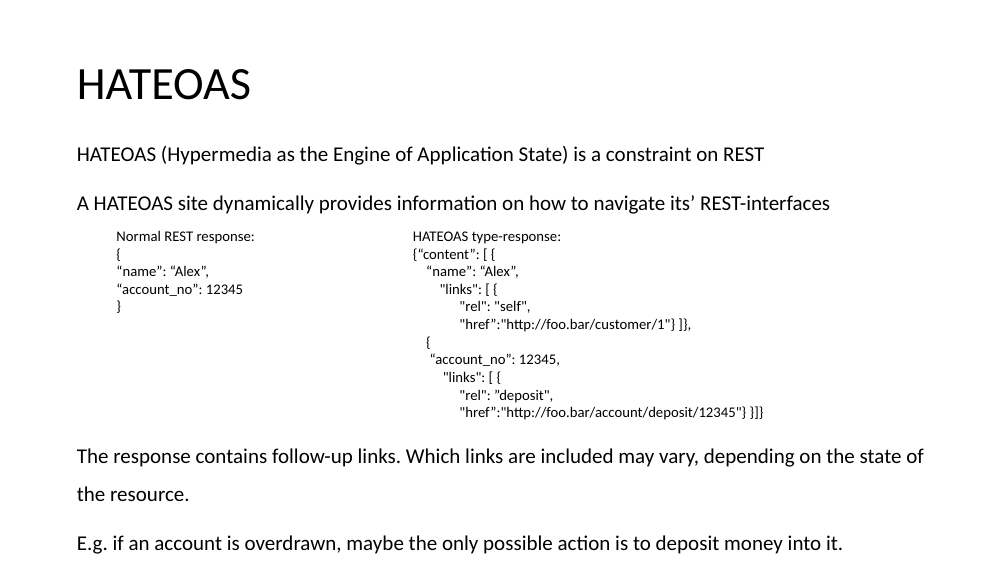
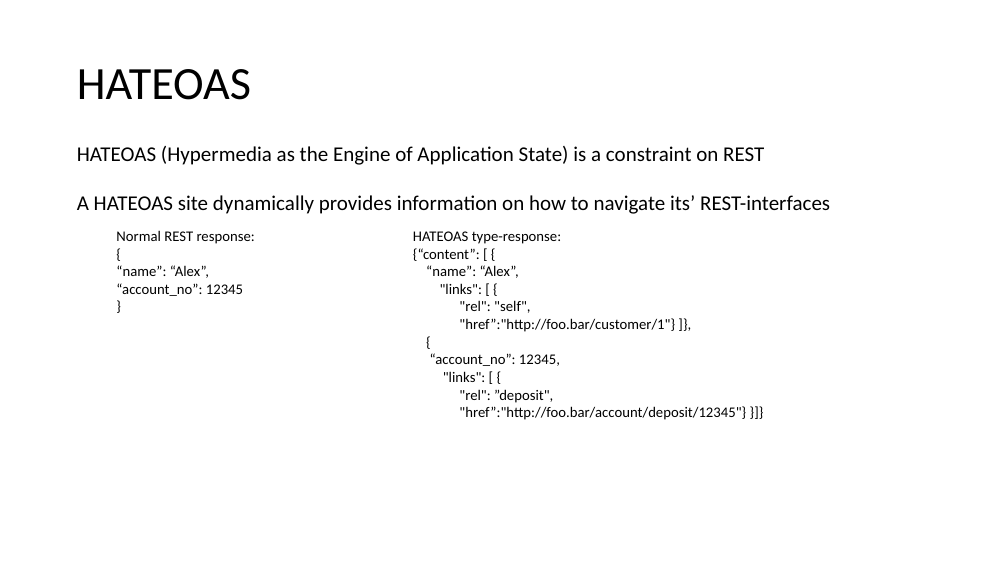
Before and after one commit to aludkiewicz/java_webapp, a slide deck: slide 31 of Webapp_java.pptx. Drawn at 1008x567 pixels with LibreOffice and Linux fonts; fonts in the diff are those of the drawing. Boxes give left, top, right and bottom in pixels: in the first picture for what was removed or moved away, otherwise in the second. Text is boxed around its words. In the diff, an @@ line names an element or a change of style, - is before the commit and + after.

```diff
--- a/Webapp_java.pptx
+++ b/Webapp_java.pptx
@@ text at box(77, 448, 924, 554): paragraphs removed @@
-The response contains follow-up links. Which links are included may vary, depending on the state of the resource.
-E.g. if an account is overdrawn, maybe the only possible action is to deposit money into it.
```
Also in this commit, not shown: 1 other slide changed, 1 slide added.
